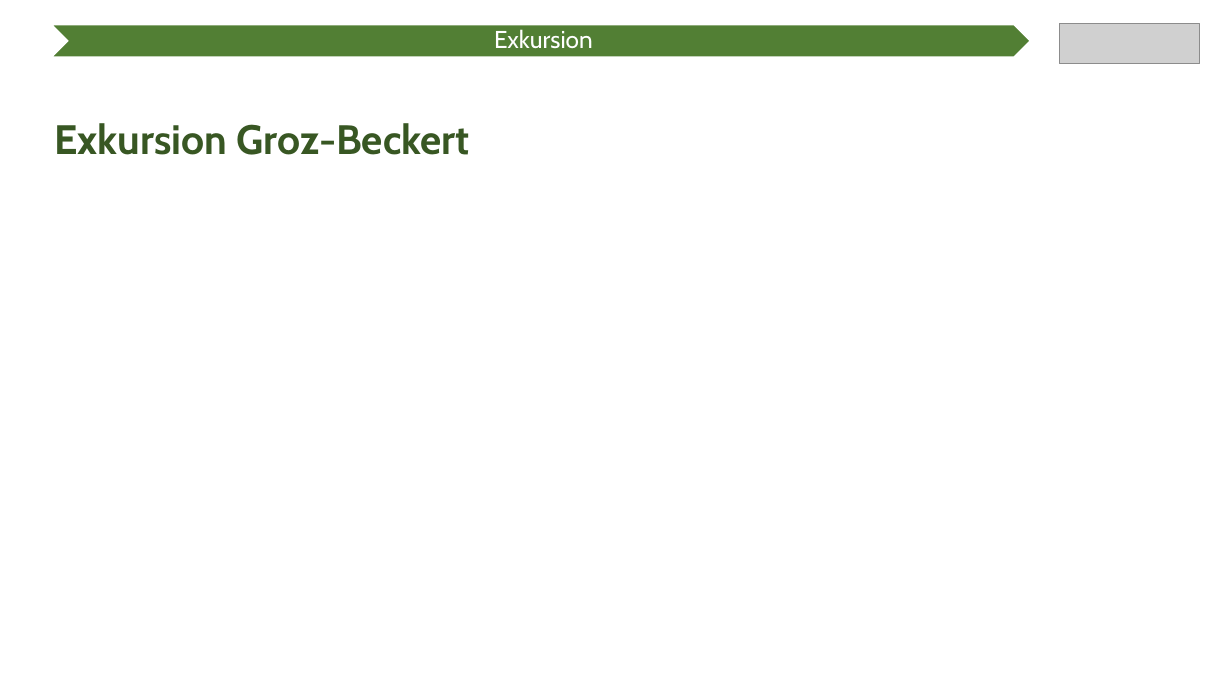
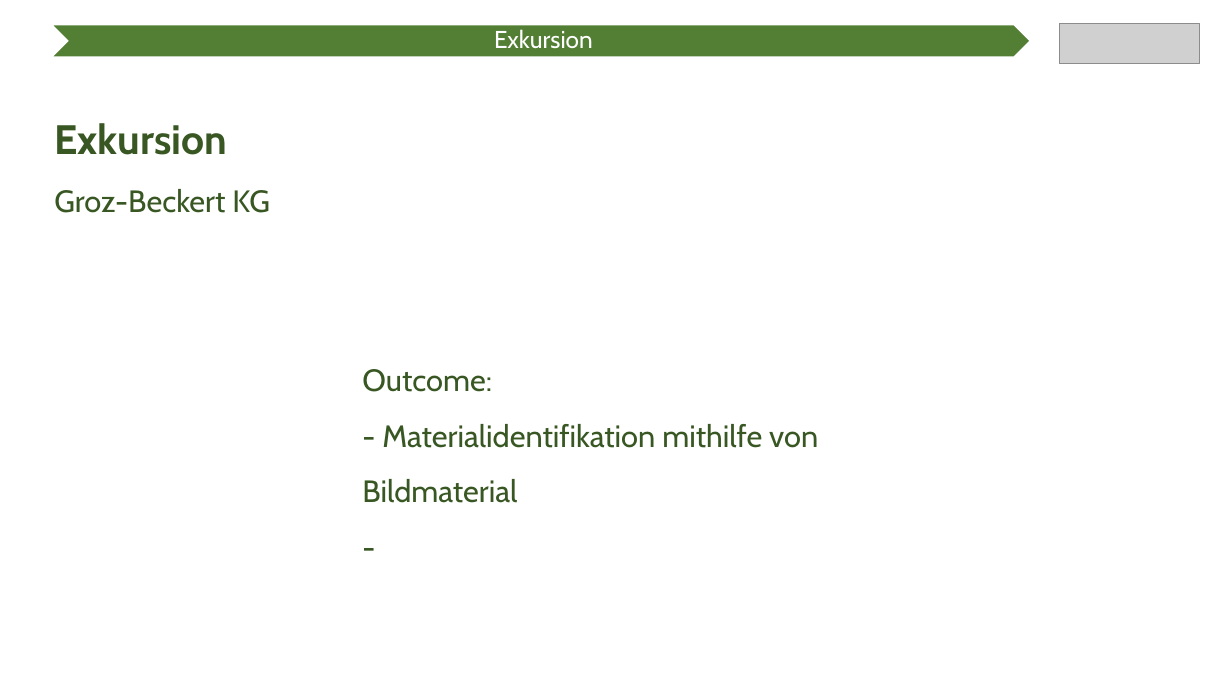
Before and after one commit to Ratoh/SAPLEXA, a slide deck: slide 16 of CavallaroAngelo/Präsentation Wahlmodulvorstellung/SAPlexa Präsentation.pptx. Drawn at 1232x693 pixels with LibreOffice and Linux fonts; fonts in the diff are those of the drawing; grey boxes stand for pictures. Boxes give left, top, right and bottom in pixels: in the first picture for what was removed or moved away, otherwise in the second. Text is boxed around its words. In the diff, an @@ line names an element or a change of style, - is before the commit and + after.

```diff
--- a/CavallaroAngelo/Präsentation Wahlmodulvorstellung/SAPlexa Präsentation.pptx
+++ b/CavallaroAngelo/Präsentation Wahlmodulvorstellung/SAPlexa Präsentation.pptx
@@ text at bbox=[54, 123, 270, 213]: text changed; size 32 to 24 pt; bold off @@
-Exkursion Groz-Beckert
+Exkursion
+Groz-Beckert KG
@@ text added at bbox=[362, 369, 818, 503], 24 pt, text #385723 @@
+Outcome:
+- Materialidentifikation mithilfe von Bildmaterial
+-
```
Also in this commit, not shown: 14 other slides changed, 2 slides added, 3 slides removed.
